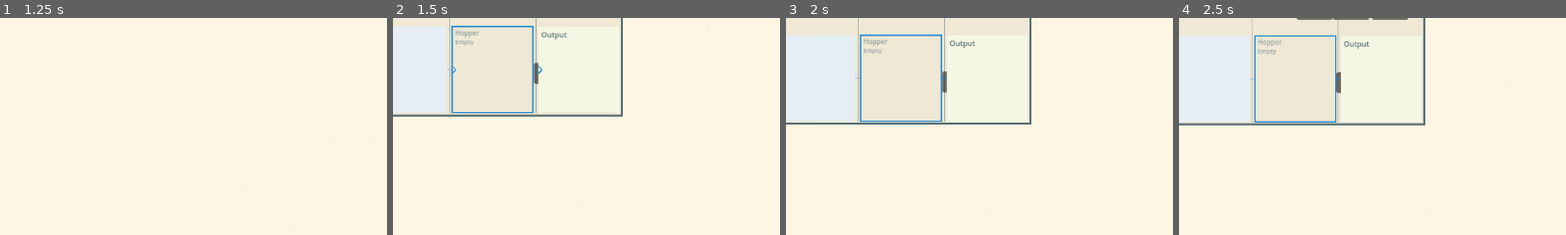
Above: before the commit, frames 1-4 (left to right).
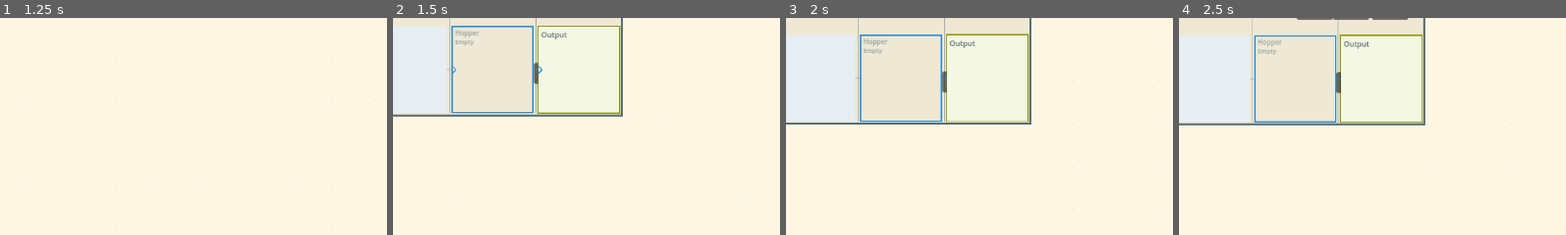
Above: after the commit, the same moments.

Repository: PeqNP/io.bithead.lean
Game: Godot game, scene res://scenes/FactoryFloor/FactoryFloor.tscn
Same seed, same stepped clock (60 frames per second), same inputs: the game is played once before the commit and once after it.
Inputs:
- Up to frame 1 (1.25 s): click "OK" at 0.5 s
- Up to frame 2 (1.5 s): click "Create Line" at 1.25 s
- Up to frame 3 (2 s): no input
- Up to frame 4 (2.5 s): click "+" at 2 s
The pictures show only the part of the screen within x 13-63%, y 5-55%; the shares and areas given below are measured in that part.

Frame 1 is identical in both runs. In frame 2, 0.6% of the frame differs, in the area x 37-59%, y 3-45%; in frame 3, 0.7%, in the area x 41-63%, y 7-49%; in frame 4, 0.6%.

Commit message:
- Zoom with cmd/ctrl keys - Output does not render if it doesn't exist in line - Station rewritten to use tscn instead of drawing in code - Output now has border

Diff:
--- a/godot/scenes/FactoryFloor/FactoryFloor.gd
+++ b/godot/scenes/FactoryFloor/FactoryFloor.gd
@@ -114,7 +114,8 @@
 	var incoming: Dictionary = {}
 	for line_data: Dictionary in (snapshot.get("lines", []) as Array):
 		var n_st: int = (line_data.get("stations", []) as Array).size()
-		var tw: int = 8 + n_st * 3   # intake(4)+hopper(2)+n*station(3)+output(2)
+		var has_out: bool = line_data.get("hasOutput", true)
+		var tw: int = (6 if not has_out else 8) + n_st * 3   # intake(4)+hopper(2)+[output(2)]+n*station(3)
 		# th: mirrors Line._compute_line_h(). CONTENT_TOP=60, card_h=128, gap=4, bottom_pad=4.
 		var n_iq: int = max(1, (line_data.get("intakeQueues", []) as Array).size())
 		var raw_h := 60 + n_iq * 128 + (n_iq - 1) * 4 + 4
@@ -342,6 +343,20 @@
 			zoom_in()
 		elif event.pressed and event.button_index == MOUSE_BUTTON_WHEEL_DOWN:
 			zoom_out()
+
+	# Keyboard zoom: Cmd+=/- (macOS) or Ctrl+=/- (Windows/Linux), Cmd/Ctrl+0 resets to 100%.
+	if event is InputEventKey and event.pressed and not event.echo:
+		if event.is_command_or_control_pressed():
+			if event.keycode in [KEY_EQUAL, KEY_PLUS]:
+				zoom_in()
+				get_viewport().set_input_as_handled()
+			elif event.keycode == KEY_MINUS:
+				zoom_out()
+				get_viewport().set_input_as_handled()
+			elif event.keycode == KEY_0:
+				set_zoom(0)
+				_zoom_slider.set_index(_zoom_index)
+				get_viewport().set_input_as_handled()
 
 	# Confirm or cancel drag — now handled in _input above; kept as dead-code guard.
 	if _drag_entity and event is InputEventMouseButton:
--- a/godot/scenes/entities/Line.gd
+++ b/godot/scenes/entities/Line.gd
@@ -119,7 +119,8 @@
 func _compute_line_w() -> void:
 	var n: int = (_data.get("stations", []) as Array).size()
 	var stations_w: int = max(0, n) * STATION_W
-	_line_w = INTAKE_W + HOPPER_W + stations_w + OUTPUT_W
+	var out_w: int = OUTPUT_W if _data.get("hasOutput", true) else 0
+	_line_w = INTAKE_W + HOPPER_W + stations_w + out_w
 
 
 ## How many tiles wide this Line currently is.
@@ -159,9 +160,18 @@
 
 	# Section dividers
 	var stations_zone_w := (_data.get("stations", []) as Array).size() * STATION_W
-	for x in [INTAKE_W, INTAKE_W + HOPPER_W, INTAKE_W + HOPPER_W + stations_zone_w]:
+	var dividers := [INTAKE_W, INTAKE_W + HOPPER_W]
+	if _data.get("hasOutput", true):
+		dividers.append(INTAKE_W + HOPPER_W + stations_zone_w)
+	for x in dividers:
 		draw_line(Vector2(x, BORDER_WIDTH), Vector2(x, _line_h - BORDER_WIDTH),
 			border * Color(1, 1, 1, 0.4), 1.0)
+
+	# Output zone border
+	if _data.get("hasOutput", true):
+		var ox := float(INTAKE_W + HOPPER_W + stations_zone_w + SECTION_PAD)
+		draw_rect(Rect2(ox, float(CONTENT_TOP), float(OUTPUT_W - SECTION_PAD * 2), 2.0 * TILE_SIZE),
+			Palette.GREEN, false, BORDER_WIDTH)
 
 
 # ---------------------------------------------------------------------------
--- a/godot/scenes/entities/Station.gd
+++ b/godot/scenes/entities/Station.gd
@@ -24,8 +24,12 @@
 var _card_w: float = 0.0
 var _card_h: float = 0.0
 
-@onready var _wu_btn:  Button = $WUButton
-@onready var _ops_btn: Button = $OpsButton
+@onready var _layout:      VBoxContainer = $Layout
+@onready var _name_label:  Label         = $Layout/Name
+@onready var _cycle_label: Label         = $Layout/CycleTime
+@onready var _wu_label:    Label         = $Layout/WUCount
+@onready var _wu_btn:      Button        = $Layout/Buttons/WUButton
+@onready var _ops_btn:     Button        = $Layout/Buttons/OpsButton
 
 
 func _ready() -> void:
@@ -41,14 +45,26 @@
 	_card_h = card_h
 	position = Vector2(card_x, card_y)
 
-	# Position buttons at the bottom of the card.
-	var btn_w := (card_w - 8) / 2.0
-	_wu_btn.position  = Vector2(4, card_h - 26)
-	_wu_btn.size      = Vector2(btn_w, 20)
+	_layout.position = Vector2(4, 4)
+	_layout.size = Vector2(card_w - 8, card_h - 8)
+
+	_name_label.text = str(data.get("name", "Station"))
+	_name_label.add_theme_color_override("font_color", LABEL_COLOR)
+	_name_label.add_theme_font_size_override("font_size", FONT_SIZE)
+
+	var cycle = data.get("cycleTime", null)
+	_cycle_label.visible = cycle != null
+	_cycle_label.text = "Cycle: %d" % int(cycle) if cycle != null else ""
+	_cycle_label.add_theme_color_override("font_color", MUTED_COLOR)
+	_cycle_label.add_theme_font_size_override("font_size", SMALL_FONT)
+
+	var wu_count: int = (data.get("workUnits", []) as Array).size()
+	_wu_label.visible = wu_count > 0
+	_wu_label.text = "%d WU" % wu_count if wu_count > 0 else ""
+	_wu_label.add_theme_color_override("font_color", LABEL_COLOR)
+	_wu_label.add_theme_font_size_override("font_size", SMALL_FONT)
+
 	_wu_btn.add_theme_font_size_override("font_size", SMALL_FONT)
-
-	_ops_btn.position = Vector2(4 + btn_w + 2, card_h - 26)
-	_ops_btn.size     = Vector2(btn_w, 20)
 	_ops_btn.add_theme_font_size_override("font_size", SMALL_FONT)
 
 	queue_redraw()
@@ -62,23 +78,8 @@
 	var color_data = _data.get("color", null)
 	var fill   := _parse_color(color_data, "fill",   FILL_COLOR)
 	var border := _parse_color(color_data, "border", BORDER_COLOR)
-
 	draw_rect(Rect2(0, 0, _card_w, _card_h), fill)
 	draw_rect(Rect2(0, 0, _card_w, _card_h), border, false, BORDER_WIDTH)
-
-	var c_name: String = str(_data.get("name", "Station"))
-	draw_string(ThemeDB.fallback_font, Vector2(4, 13), c_name,
-		HORIZONTAL_ALIGNMENT_LEFT, _card_w - 8, FONT_SIZE, LABEL_COLOR)
-
-	var cycle = _data.get("cycleTime", null)
-	if cycle != null:
-		draw_string(ThemeDB.fallback_font, Vector2(4, 26), "Cycle: %d" % int(cycle),
-			HORIZONTAL_ALIGNMENT_LEFT, _card_w - 8, SMALL_FONT, MUTED_COLOR)
-
-	var wu_count: int = (_data.get("workUnits", []) as Array).size()
-	if wu_count > 0:
-		draw_string(ThemeDB.fallback_font, Vector2(4, 38), "%d WU" % wu_count,
-			HORIZONTAL_ALIGNMENT_LEFT, _card_w - 8, SMALL_FONT, LABEL_COLOR)
 
 
 func _parse_color(color_data, key: String, fallback: Color) -> Color:
--- a/godot/scenes/entities/Station.tscn
+++ b/godot/scenes/entities/Station.tscn
@@ -5,8 +5,29 @@
 [node name="Station" type="Node2D"]
 script = ExtResource("1")
 
-[node name="WUButton" type="Button" parent="."]
+[node name="Layout" type="VBoxContainer" parent="."]
+theme_override_constants/separation = 2
+
+[node name="Name" type="Label" parent="Layout"]
+text = "Station"
+clip_text = true
+
+[node name="CycleTime" type="Label" parent="Layout"]
+clip_text = true
+
+[node name="WUCount" type="Label" parent="Layout"]
+clip_text = true
+
+[node name="Spacer" type="Control" parent="Layout"]
+size_flags_vertical = 3
+
+[node name="Buttons" type="HBoxContainer" parent="Layout"]
+theme_override_constants/separation = 2
+
+[node name="WUButton" type="Button" parent="Layout/Buttons"]
 text = "WUs"
+size_flags_horizontal = 3
 
-[node name="OpsButton" type="Button" parent="."]
+[node name="OpsButton" type="Button" parent="Layout/Buttons"]
 text = "Ops"
+size_flags_horizontal = 3
